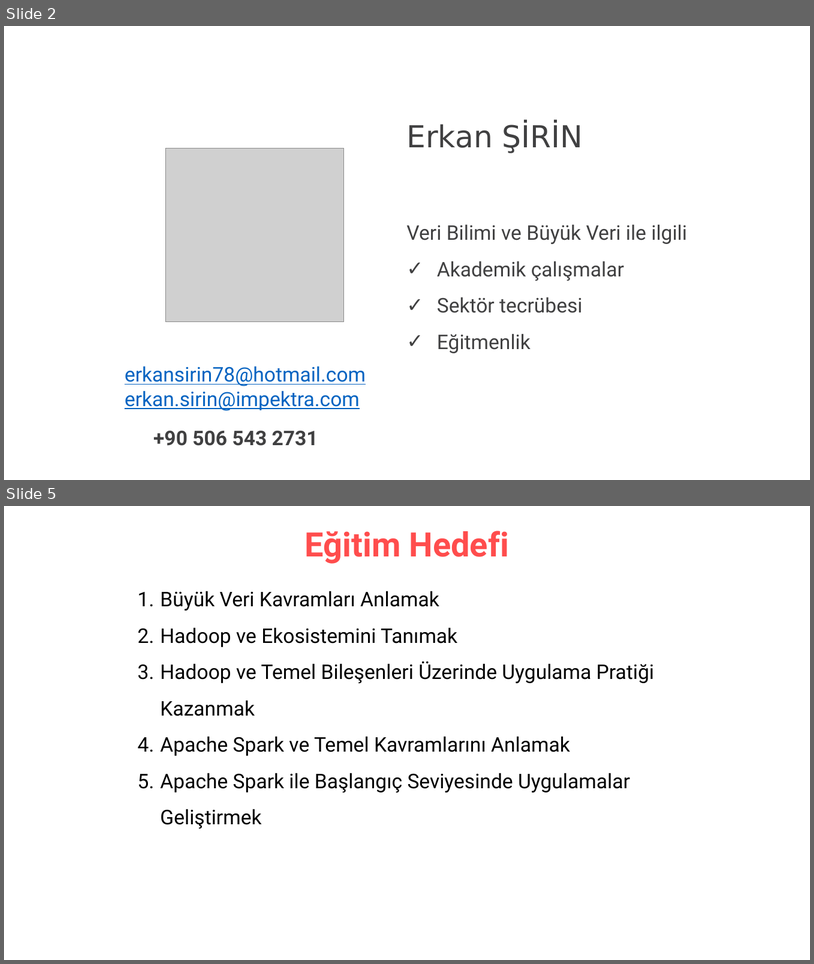
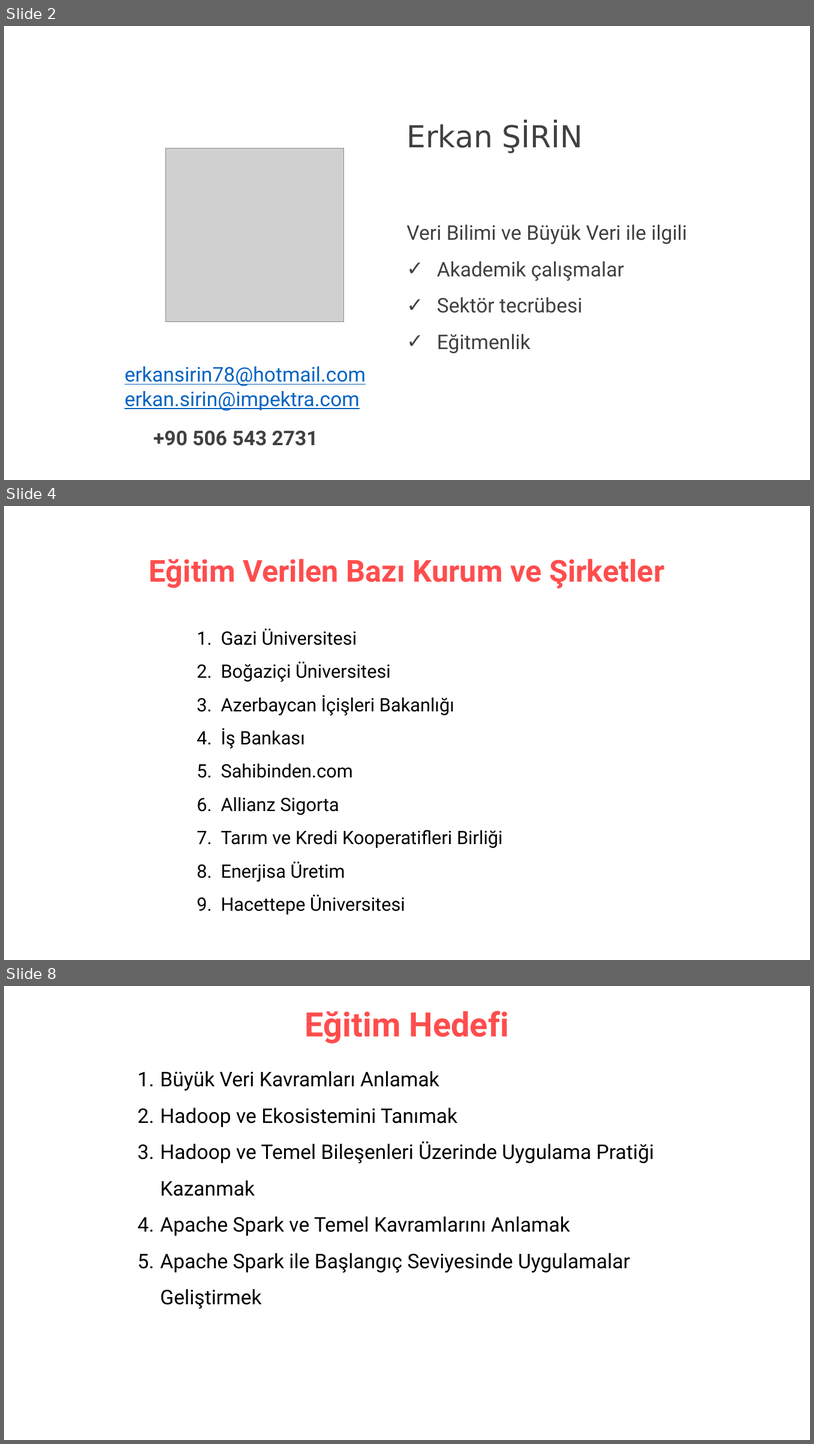
Before and after one commit to erkansirin78/hadoop-spark-for-developers, a slide deck: 00_acilis_hadoop-spark-for-developers.pptx. Shown one above the other, each under a label of ours: slides 2 and 5 before the commit, slides 2, 4 and 8 after it; the slides between them are not shown. The pictures are 814x964 and 814x1444 pixels, drawn with LibreOffice and Linux fonts; fonts in the diff are those of the drawing; grey boxes stand for pictures. Boxes give left, top, right and bottom in pixels: in the first picture for what was removed or moved away, otherwise in the second. Text is boxed around its words. In the diff, an @@ line names an element or a change of style, - is before the commit and + after.

```diff
--- a/00_acilis_hadoop-spark-for-developers.pptx
+++ b/00_acilis_hadoop-spark-for-developers.pptx
@@ slide 4 added at <box>4,506,810,960</box>, background #FFFFFF @@
@@ title added at <box>149,559,665,588</box>, 36 pt, text #FF4D4D, bold @@
+Eğitim Verilen Bazı Kurum ve Şirketler
@@ text added at <box>221,628,503,915</box>, 22 pt, text #000000 @@
+1. Gazi Üniversitesi
+2. Boğaziçi Üniversitesi
+3. Azerbaycan İçişleri Bakanlığı
+4. İş Bankası
+5. Sahibinden.com
+6. Allianz Sigorta
+7. Tarım ve Kredi Kooperatifleri Birliği
+8. Enerjisa Üretim
+9. Hacettepe Üniversitesi
@@ what was slide 5 is now slide 8 @@
```
Also in this commit, not shown: 3 slides changed, 2 other slides added, 1 slide removed, 3 other files.
